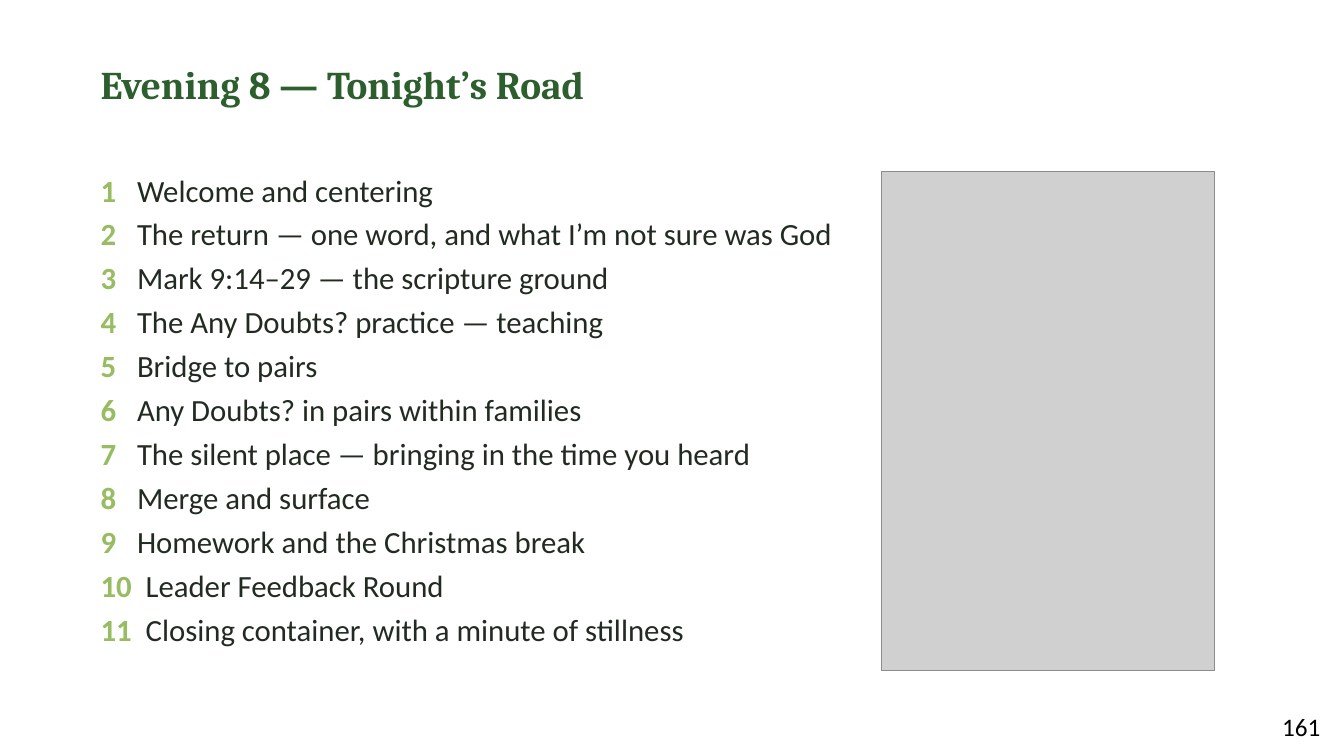
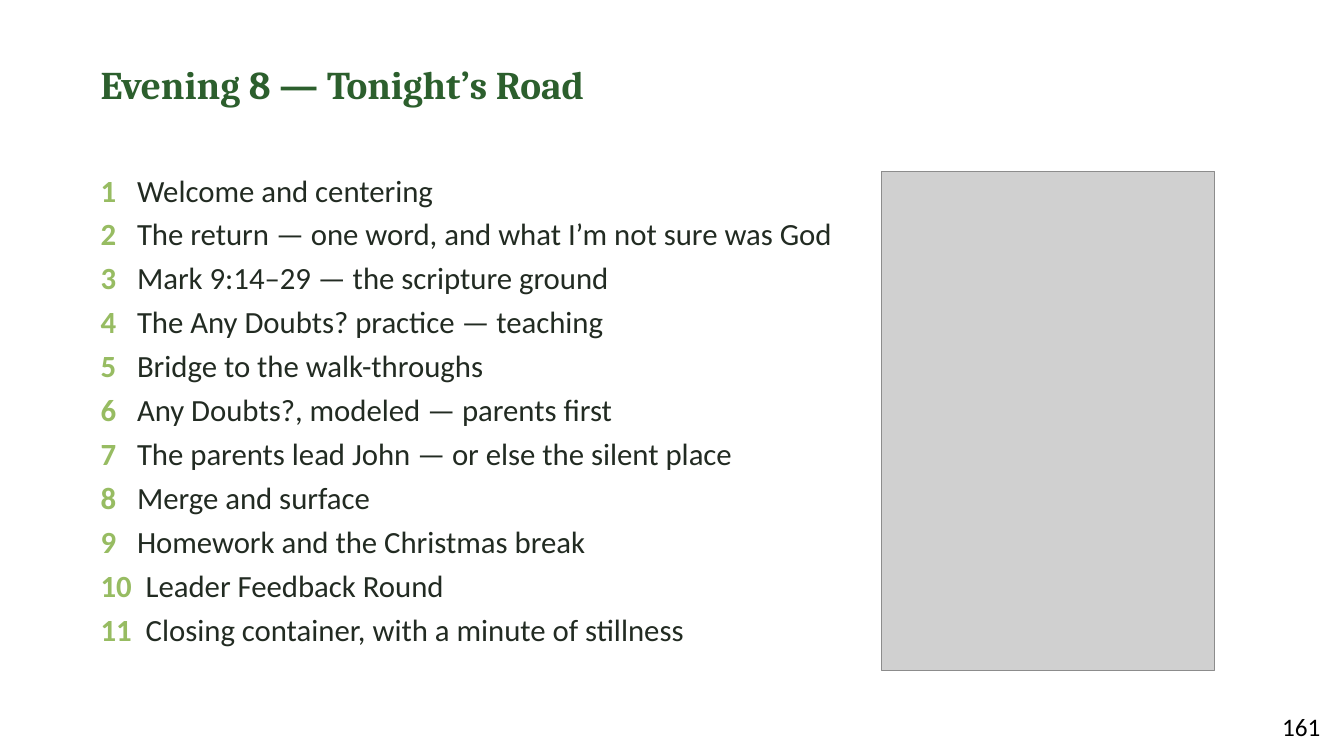
Before and after one commit to jgtittle-ministries/fellowship-of-the-heart-pilot-at-cca, a slide deck: slide 4 of docs/evening/materials/evening-08-slides.pptx. Drawn at 1344x756 pixels with LibreOffice and Linux fonts; fonts in the diff are those of the drawing; grey boxes stand for pictures. Boxes give left, top, right and bottom in pixels: in the first picture for what was removed or moved away, otherwise in the second. Text is boxed around its words. In the diff, an @@ line names an element or a change of style, - is before the commit and + after.

```diff
--- a/docs/evening/materials/evening-08-slides.pptx
+++ b/docs/evening/materials/evening-08-slides.pptx
@@ text at bbox=[101, 355, 732, 470]: text changed @@
-5 Bridge to pairs
-6 Any Doubts? in pairs within families
-7 The silent place — bringing in the time you heard
+5 Bridge to the walk-throughs
+6 Any Doubts?, modeled — parents first
+7 The parents lead John — or else the silent place
```
Also in this commit, not shown: 4 other slides changed, 7 other files.
